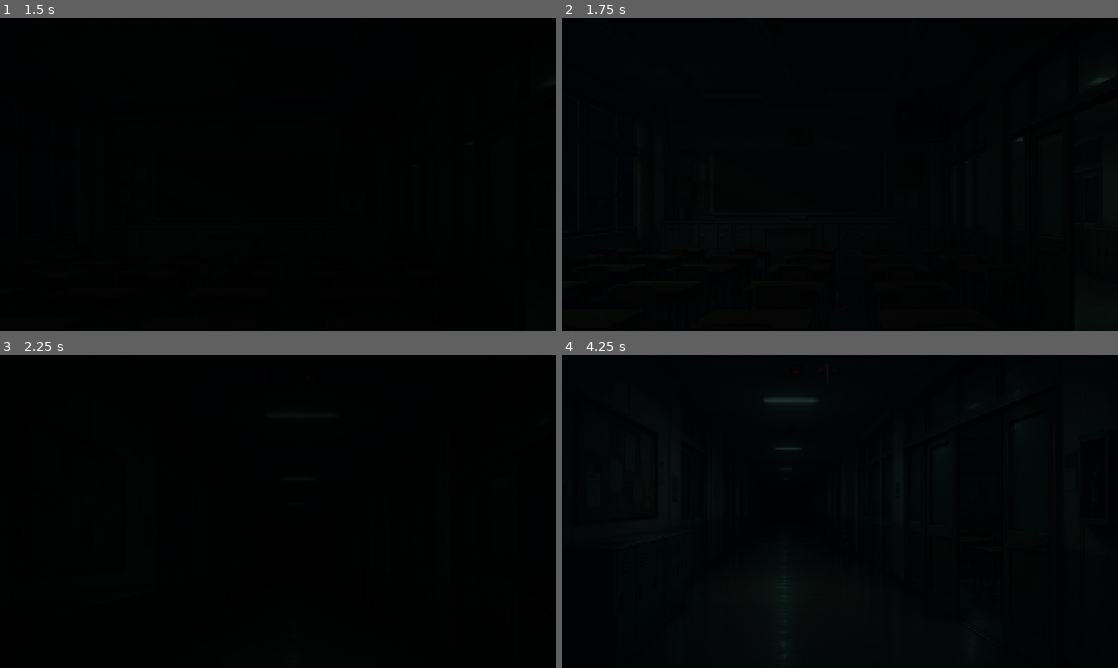
Above: before the commit, frames 1-4 (two rows, left to right).
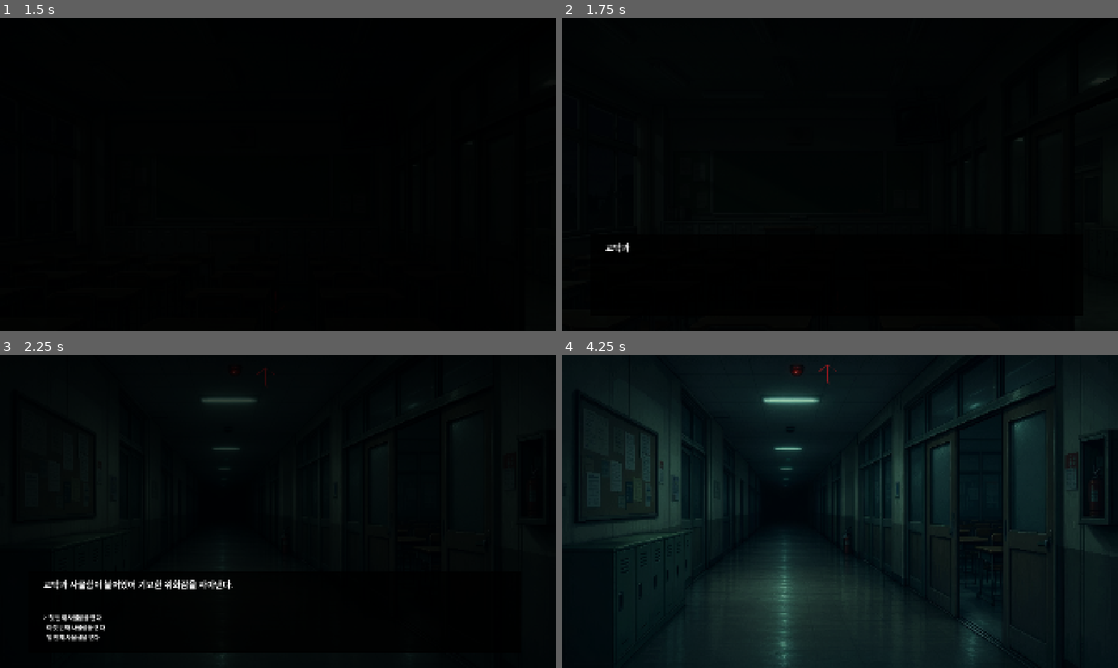
Above: after the commit, the same moments.

Repository: rain46688/firstgodotproj
Game: Godot game, scene res://scenes/Main.tscn
Same seed, same stepped clock (60 frames per second), same inputs: the game is played once before the commit and once after it.
Inputs (mouse positions are in pixels of both pictures, inside the frame that each line leads up to):
- Up to frame 1 (1.5 s): tap Enter (ui_accept) at 0.5, 0.77, 0.8, 1.07, 1.35 s; move the mouse to (400, 158) at 0.52 s; hold W (move_forward) 0.53-1.28 s; click (400, 158) at 0.6 s; move the mouse to (166, 190) at 1.27 s; hold S (move_back) from 1.28 s (still down)
- Up to frame 2 (1.75 s): keep holding S (move_back); tap Enter (ui_accept) at 1.52 s; click (728, 190) at 1.55 s
- Up to frame 3 (2.25 s): tap Enter (ui_accept) at 1.82 s; move the mouse to (333, 442) at 2.02 s; release S (move_back) at 2.03 s; hold W (move_forward) from 2.03 s (still down); click (333, 442) at 2.1 s
- Up to frame 4 (4.25 s): tap Enter (ui_accept) at 2.3, 3.02, 3.32, 3.5, 3.6, 3.77, 4.07 s; move the mouse to (812, 574) at 2.77 s; click (812, 574) at 2.85 s; move the mouse to (1006, 558) at 3.52 s; release W (move_forward) at 3.53 s; hold S (move_back) from 3.53 s (still down)

Frame 1 is identical in both runs. In frame 2, less than 0.1% of the frame differs, in the area x 7-13%, y 71-75%; in frame 3, 1.5%; in frame 4, 33%, in the area x 0-100%, y 3-100%.

Commit message:
260512_상호작용및선택지추가

Diff:
--- a/data/rooms.json
+++ b/data/rooms.json
@@ -1,39 +1,69 @@
 {
 	"hallway_1": {
-		"background":
-		"res://backgrounds/hallway1.png",
+		"background": "res://backgrounds/hallway1.png",
 		"forward": "hallway_2",
 		"door": "classroom_1",
 		"door_open": true
 	},
 	"hallway_2": {
-		"background":
-		"res://backgrounds/hallway2.png",
+		"background": "res://backgrounds/hallway2.png",
 		"forward": "hallway_3",
 		"back": "hallway_1",
 		"door": "classroom_2",
 		"door_open": false
 	},
 	"hallway_3": {
-		"background":
-		"res://backgrounds/hallway3.png",
+		"background": "res://backgrounds/hallway3.png",
 		"back": "hallway_2",
 		"door": "classroom_3",
 		"door_open": true
 	},
 	"classroom_1": {
-		"background":
-		"res://backgrounds/classroom1.png",
-		"back": "hallway_1"
+		"background": "res://backgrounds/classroom1.png",
+		"back": "hallway_1",
+		"interactions": {
+			"desk": {
+				"text": "낡은 책상들이 늘어져있다. 소름끼칠 정도로 깨끗하게 정리 되어있다."
+			},
+			"window": {
+				"text": "익숙한 풍경이 어둠속에 잠겨있다.",
+				"choices": [
+					{
+						"text": "문을 열고 바깥을 살핀다",
+						"result_text": "아래는 어둠이 짙게 깔려서 높이를 가늠할 수 없다."
+					},
+					{
+						"text": "그만둔다",
+						"result_text": ""
+					}
+				]
+			},
+			"locker": {
+				"text": "교탁과 사물함이 붙어있어 기묘한 위화감을 자아낸다.",
+				"choices": [
+					{
+						"text": "첫 번째 사물함을 연다",
+						"result_text": "텅 비어 있다."
+					},
+					{
+						"text": "여섯 번째 사물함을 연다",
+						"result_text": "교실키를 얻었다.",
+						"item": "classroom_key"
+					},
+					{
+						"text": "열 번째 사물함을 연다",
+						"result_text": "안쪽에서 차가운 먼지 냄새가 난다."
+					}
+				]
+			}
+		}
 	},
 	"classroom_2": {
-		"background":
-		"res://backgrounds/classroom2.png",
+		"background": "res://backgrounds/classroom2.png",
 		"back": "hallway_2"
 	},
 	"classroom_3": {
-		"background":
-		"res://backgrounds/classroom3.png",
+		"background": "res://backgrounds/classroom3.png",
 		"back": "hallway_3"
 	}
 }
--- a/project.godot
+++ b/project.godot
@@ -36,6 +36,11 @@
 , Object(InputEventKey,"resource_local_to_scene":false,"resource_name":"","device":-1,"window_id":0,"alt_pressed":false …(186 unchanged characters)…
 ]
 }
+mouse_left={
+"deadzone": 0.2,
+"events": [Object(InputEventMouseButton,"resource_local_to_scene":false,"resource_name":"","device":-1,"window_id":0,"alt_pressed":false,"shift_pressed":false,"ctrl_pressed":false,"meta_pressed":false,"button_mask":1,"position":Vector2(307, 7),"global_position":Vector2(316, 55),"factor":1.0,"button_index":1,"canceled":false,"pressed":true,"double_click":false,"script":null)
+]
+}
 
 [physics]
 
--- a/scenes/Main.tscn
+++ b/scenes/Main.tscn
@@ -1,12 +1,13 @@
 [gd_scene format=3 uid="uid://db3x6hhv5s5yi"]
 
 [ext_resource type="Script" uid="uid://c4xwmh67fo8qc" path="res://scripts/main.gd" id="1_r0du0"]
-[ext_resource type="Texture2D" uid="uid://begjpk8f7p4li" path="res://backgrounds/hallway1.png" id="2_fos0i"]
+[ext_resource type="Texture2D" uid="uid://cqw1fjovgyeo7" path="res://backgrounds/classroom1.png" id="2_nxtc6"]
 [ext_resource type="AudioStream" uid="uid://c17uoa5rh4onj" path="res://sounds/footsteps.mp3" id="4_3dxm6"]
 [ext_resource type="Texture2D" uid="uid://r7yqri7sh84c" path="res://ui/arrow_forward.png" id="5_fos0i"]
-[ext_resource type="AudioStream" uid="uid://bxh3jmw5gqxg5" path="res://sounds/bgm1.mp3" id="5_lgr22"]
+[ext_resource type="AudioStream" uid="uid://c4tigttavfb3d" path="res://sounds/bgm2.mp3" id="5_nxtc6"]
 [ext_resource type="Texture2D" uid="uid://uhf2jgyr2c6d" path="res://ui/dialogue_10x300.png" id="6_3dxm6"]
 [ext_resource type="AudioStream" uid="uid://bd1nk2i0616gs" path="res://sounds/lockeddoor.mp3" id="7_lgr22"]
+[ext_resource type="AudioStream" uid="uid://b2p5y3ta6bfww" path="res://sounds/clcik.mp3" id="8_jlsqs"]
 
 [node name="Main" type="Control" unique_id=376732367]
 layout_mode = 3
@@ -24,7 +25,7 @@
 anchor_bottom = 1.0
 grow_horizontal = 2
 grow_vertical = 2
-texture = ExtResource("2_fos0i")
+texture = ExtResource("2_nxtc6")
 expand_mode = 1
 stretch_mode = 6
 
@@ -64,8 +65,8 @@
 volume_db = 20.0
 
 [node name="SchoolBackground" type="AudioStreamPlayer" parent="." unique_id=450576258]
-stream = ExtResource("5_lgr22")
-volume_db = -10.0
+stream = ExtResource("5_nxtc6")
+autoplay = true
 parameters/looping = true
 
 [node name="DialogueBox" type="TextureRect" parent="." unique_id=403670334]
@@ -79,10 +80,33 @@
 
 [node name="DialogueText" type="Label" parent="DialogueBox" unique_id=1625493669]
 layout_mode = 0
-offset_left = 60.0
+offset_left = 50.0
 offset_top = 40.0
-offset_right = 1560.0
-offset_bottom = 240.0
+offset_right = 1650.0
+offset_bottom = 160.0
+theme_override_font_sizes/font_size = 30
+
+[node name="ChoiceBox" type="VBoxContainer" parent="DialogueBox" unique_id=1066981331]
+layout_mode = 0
+offset_left = 50.0
+offset_top = 160.0
+offset_right = 1650.0
+offset_bottom = 280.0
+
+[node name="Choice1" type="Label" parent="DialogueBox/ChoiceBox" unique_id=618178001]
+layout_mode = 2
+theme_override_font_sizes/font_size = 20
+
+[node name="Choice2" type="Label" parent="DialogueBox/ChoiceBox" unique_id=1239197474]
+layout_mode = 2
+theme_override_font_sizes/font_size = 20
+
+[node name="Choice3" type="Label" parent="DialogueBox/ChoiceBox" unique_id=1641613655]
+layout_mode = 2
+theme_override_font_sizes/font_size = 20
+
+[node name="Choice4" type="Label" parent="DialogueBox/ChoiceBox" unique_id=25649815]
+layout_mode = 2
 theme_override_font_sizes/font_size = 20
 
 [node name="DoorButton" type="Button" parent="." unique_id=198313971]
@@ -98,4 +122,35 @@
 stream = ExtResource("7_lgr22")
 volume_db = 10.0
 
+[node name="DeskButton" type="Button" parent="." unique_id=1965225340]
+modulate = Color(1, 1, 1, 0)
+layout_mode = 0
+offset_left = 1.0
+offset_top = 634.0
+offset_right = 1237.0
+offset_bottom = 897.0
+
+[node name="WindowButton" type="Button" parent="." unique_id=735586717]
+modulate = Color(1, 1, 1, 0)
+layout_mode = 0
+offset_left = -3.0
+offset_top = 203.0
+offset_right = 200.0
+offset_bottom = 576.0
+
+[node name="ChoiceSound" type="AudioStreamPlayer" parent="." unique_id=699496763]
+stream = ExtResource("8_jlsqs")
+volume_db = -10.0
+
+[node name="LockerButton" type="Button" parent="." unique_id=153183788]
+modulate = Color(1, 1, 1, 0)
+layout_mode = 0
+offset_left = 258.0
+offset_top = 550.0
+offset_right = 998.0
+offset_bottom = 614.0
+
 [connection signal="pressed" from="DoorButton" to="." method="_on_door_button_pressed"]
+[connection signal="pressed" from="DeskButton" to="." method="_on_desk_button_pressed"]
+[connection signal="pressed" from="WindowButton" to="." method="_on_window_button_pressed"]
+[connection signal="pressed" from="LockerButton" to="." method="_on_locker_button_pressed"]
--- a/scripts/main.gd
+++ b/scripts/main.gd
@@ -8,11 +8,31 @@
 @onready var back_arrow = $BackArrow
 @onready var locked_sound = $LockedSound
 @onready var door_button = $DoorButton
+@onready var desk_button = $DeskButton
+@onready var choice_box = $DialogueBox/ChoiceBox
+@onready var choice_labels = [
+	$DialogueBox/ChoiceBox/Choice1,
+	$DialogueBox/ChoiceBox/Choice2,
+	$DialogueBox/ChoiceBox/Choice3,
+	$DialogueBox/ChoiceBox/Choice4
+]
+@onready var window_button = $WindowButton
+@onready var choice_sound = $ChoiceSound
+@onready var locker_button = $LockerButton
 
 var arrow_time = 0.0
 var is_moving = false
 var current_room = "hallway_1"
 var rooms = {}
+var is_choosing = false
+var choice_index = 0
+var current_choices = []
+var is_interacting = false
+var is_dialogue_showing = false
+var dialogue_finished = false
+var is_typing = false
+var typing_finished = false
+var inventory = []
 
 # 상수
 const MSG_NO_FORWARD = "더 이상 앞으로 갈 수 없다..."
@@ -22,9 +42,45 @@
 # 프레임 마다 실행 함수
 func _process(delta):
 
+	# 1. 선택지 중이면 선택지만 처리하고 종료
+	if is_choosing:
+		if Input.is_action_just_pressed("ui_down") or Input.is_action_just_pressed("move_back"):
+			choice_index += 1
+			if choice_index >= current_choices.size():
+				choice_index = 0
+			update_choice_ui()
+			choice_sound.play()
+
+		if Input.is_action_just_pressed("ui_up") or Input.is_action_just_pressed("move_forward"):
+			choice_index -= 1
+			if choice_index < 0:
+				choice_index = current_choices.size() - 1
+			update_choice_ui()
+			choice_sound.play()
+
+		if Input.is_action_just_pressed("ui_accept"):
+			choice_sound.play()
+			is_choosing = false
+
+		return
+
+	if is_dialogue_showing:
+		if Input.is_action_just_pressed("ui_accept") or Input.is_action_just_pressed("mouse_left"):
+			if is_typing:
+				typing_finished = true
+			else:
+				dialogue_finished = true
+		return
+
+	# 2. 이동 중이면 아무 입력도 받지 않음
 	if is_moving:
 		return
 
+	# 3. 대사/상호작용 중이면 맵 이동 금지
+	if is_interacting:
+		return
+
+	# 4. 여기부터 일반 맵 이동 입력
 	if Input.is_action_just_pressed("move_forward"):
 		var room = rooms[current_room]
 		if room.has("forward"):
@@ -39,23 +95,54 @@
 		else:
 			await show_dialogue(MSG_NO_BACK)
 
+	# 5. 화살표 애니메이션
 	arrow_time += delta
 	forward_arrow.position.y = 30 + sin(arrow_time * 2.0) * 6
 	back_arrow.position.y = 950 + sin((arrow_time * 2.0) + PI) * 6
 # 처음에 한번 실행 함수
 func _ready():
 
-	load_rooms()
 	background.scale = Vector2(1, 1)
+	var success = load_rooms()
+
+	if not success:
+		push_error("방 데이터 로드 실패로 게임 초기화 중단")
+		return
+
 	update_room()
 # 방 변경 함수
 func update_room():
 
 	var room = rooms[current_room]
+
+	if not rooms.has(current_room):
+		push_error("존재하지 않는 방: " + current_room)
+		return
+
+	if not room.has("background"):
+		push_error(current_room + "에 background 값이 없음")
+		return
+
+	window_button.visible = false
+
+	if room.has("interactions"):
+		window_button.visible = room["interactions"].has("window")
+
 	background.texture = load(room["background"])
 	forward_arrow.visible = room.has("forward")
 	back_arrow.visible = room.has("back")
 	door_button.visible = room.has("door")
+
+	desk_button.visible = false
+	locker_button.visible = false
+# interactions 체크하는 부분
+	if room.has("interactions"):
+		if room["interactions"].has("desk"):
+			desk_button.visible = true
+
+	if room.has("interactions"):
+		if room["interactions"].has("locker"):
+			locker_button.visible = true
 # 방 이동 함수
 func move_to_room(target_room):
 
@@ -75,10 +162,36 @@
 # 대사 출력 함수
 func show_dialogue(text):
 
+	is_dialogue_showing = true
+	dialogue_finished = false
+	is_typing = true
+	typing_finished = false
+
 	$DialogueBox.visible = true
+	$DialogueBox/DialogueText.text = ""
+
+	var current_text = ""
+
+	for i in text.length():
+		if typing_finished:
+			break
+
+		current_text += text[i]
+		$DialogueBox/DialogueText.text = current_text
+		choice_sound.play()
+
+		await get_tree().create_timer(0.04).timeout
+
 	$DialogueBox/DialogueText.text = text
-	await get_tree().create_timer(2).timeout
+	is_typing = false
+	typing_finished = true
+
+	while not dialogue_finished:
+		await get_tree().process_frame
+
 	$DialogueBox.visible = false
+	is_dialogue_showing = false
+	dialogue_finished = false
 # 이동 효과 함수
 func play_move_effect():
 
@@ -139,19 +252,138 @@
 # 방 로드 함수
 func load_rooms():
 
-	if not FileAccess.file_exists("res://data/rooms.json"):
-		print("rooms.json 없음")
-		return
-
-	var file = FileAccess.open(
-		"res://data/rooms.json",
-		FileAccess.READ
-	)
+	var path = "res://data/rooms.json"
+
+	if not FileAccess.file_exists(path):
+		push_error("rooms.json 파일을 찾을 수 없음: " + path)
+		return false
+
+	var file = FileAccess.open(path, FileAccess.READ)
+
+	if file == null:
+		push_error("rooms.json 파일 열기 실패: " + path)
+		return false
 
 	var json_text = file.get_as_text()
 	var json = JSON.new()
 	var error = json.parse(json_text)
-	if error == OK:
-		rooms = json.data
+
+	if error != OK:
+		push_error("rooms.json 파싱 실패: " + json.get_error_message())
+		push_error("오류 위치 line: " + str(json.get_error_line()))
+		return false
+
+	if typeof(json.data) != TYPE_DICTIONARY:
+		push_error("rooms.json 최상위 구조는 Dictionary여야 함")
+		return false
+
+	rooms = json.data
+
+	if not rooms.has(current_room):
+		push_error("현재 방이 rooms.json에 없음: " + current_room)
+		return false
+
+	print("rooms.json 로드 성공")
+	return true
+# 책상 상호작용 함수
+func _on_desk_button_pressed() -> void:
+	await run_interaction("desk")
+# 선택지 함수
+func show_choices(choices):
+
+	is_choosing = true
+	choice_index = 0
+	current_choices = choices
+
+	$DialogueBox.visible = true
+	choice_box.visible = true
+
+	update_choice_ui()
+
+	while is_choosing:
+		await get_tree().process_frame
+
+	choice_box.visible = false
+	$DialogueBox.visible = false
+
+	return choice_index
+# 선택지 UI 갱신 함수
+func update_choice_ui():
+
+	for i in choice_labels.size():
+		if i < current_choices.size():
+			choice_labels[i].visible = true
+			choice_labels[i].text = get_choice_text(i)
+		else:
+			choice_labels[i].visible = false
+# 선택지 UI 갱신 함수
+func get_choice_text(index):
+
+	if index >= current_choices.size():
+		return ""
+
+	if index == choice_index:
+		return "> " + current_choices[index]["text"]
 	else:
-		print("JSON 파싱 실패")
+		return "  " + current_choices[index]["text"]
+# 상호작용 실행 함수
+func run_interaction(interaction_id):
+
+	if is_interacting:
+		return
+
+	is_interacting = true
+	set_interaction_buttons_disabled(true)
+
+	var room = rooms[current_room]
+
+	if not room.has("interactions"):
+		is_interacting = false
+		set_interaction_buttons_disabled(false)
+		return
+
+	if not room["interactions"].has(interaction_id):
+		is_interacting = false
+		set_interaction_buttons_disabled(false)
+		return
+
+	var interaction = room["interactions"][interaction_id]
+
+	if interaction.has("text"):
+		await show_dialogue(interaction["text"])
+
+	if interaction.has("choices"):
+		var selected_index = await show_choices(interaction["choices"])
+		var selected_choice = interaction["choices"][selected_index]
+
+		if selected_choice.has("result_text") and selected_choice["result_text"] != "":
+			await show_dialogue(selected_choice["result_text"])
+
+		if selected_choice.has("item"):
+			add_item(selected_choice["item"])
+
+	set_interaction_buttons_disabled(false)
+	is_interacting = false
+# 창문 상호작용 함수
+func _on_window_button_pressed() -> void:
+	await run_interaction("window")
+# 상호작용 중 버튼 막는 함수
+func set_interaction_buttons_disabled(disabled):
+
+	desk_button.disabled = disabled
+	window_button.disabled = disabled
+	door_button.disabled = disabled
+	locker_button.disabled = disabled
+# 아이템 추가 함수
+func has_item(item_id):
+	return inventory.has(item_id)
+
+func add_item(item_id):
+	if has_item(item_id):
+		return
+
+	inventory.append(item_id)
+	print("아이템 획득: " + item_id)
+# 사물함 상호작용 함수
+func _on_locker_button_pressed() -> void:
+	await run_interaction("locker")
Not shown, added: sounds/clcik.mp3.import
Not shown, added: sounds/clcik.mp3
